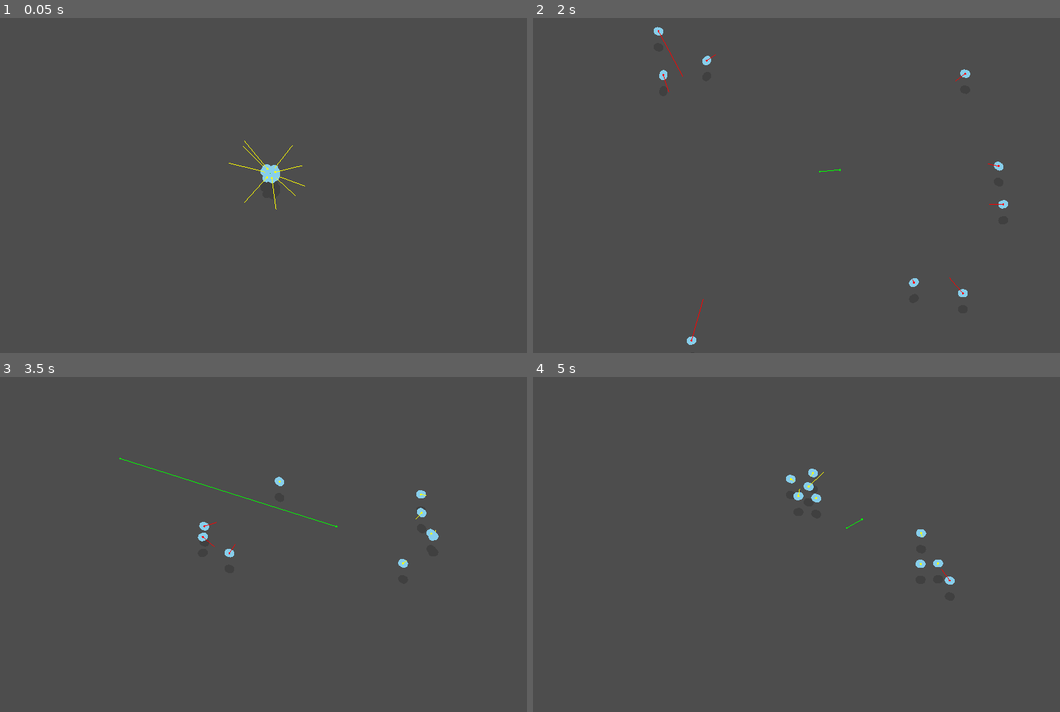
Above: before the commit, frames 1-4 (two rows, left to right).
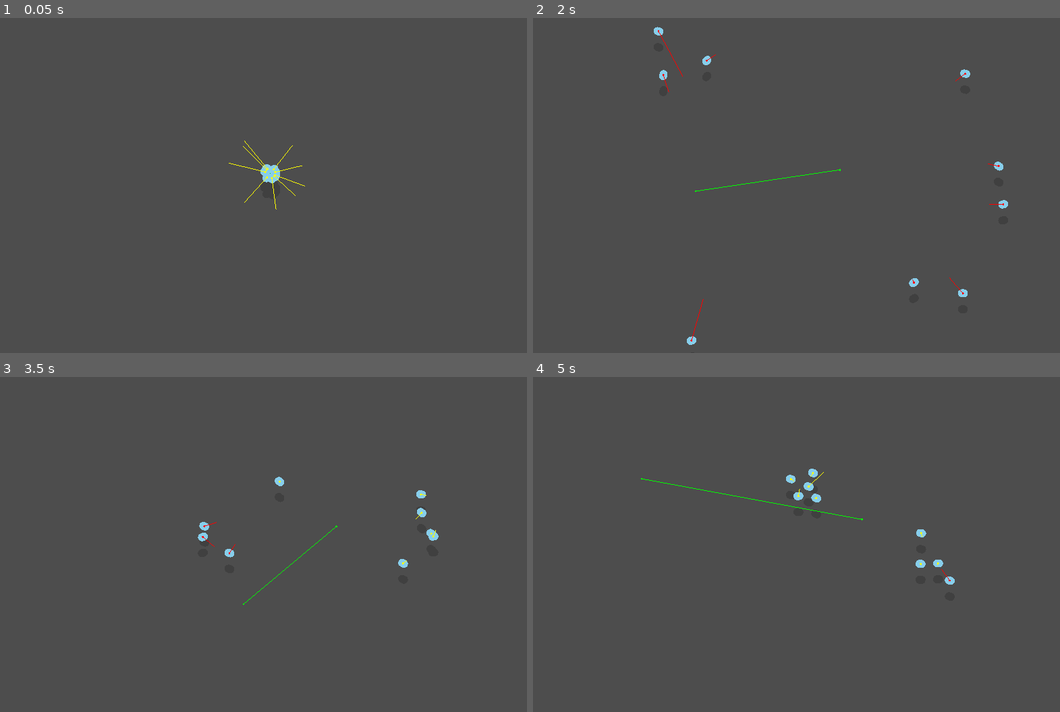
Above: after the commit, the same moments.

Repository: stevemjcu/Pond
Game: Godot game, scene res://scenes/main.tscn
Two runs of this game, one before a commit and one after it. Both use one fixed random seed, a clock stepped at 60 frames per second and the inputs below.
Inputs (mouse positions are in pixels of both pictures, inside the frame that each line leads up to):
- Up to frame 1 (0.05 s): no input
- Up to frame 2 (2 s): move the mouse to (922, 155) at 0.52 s; hold D (right) 0.53-1.25 s; click (922, 155) at 0.67 s; drag from (696, 192) to (817, 172) at 1.27 s
- Up to frame 3 (3.5 s): move the mouse to (321, 454) at 2.02 s; hold D (right) 2.03-2.75 s; click (321, 454) at 2.17 s; drag from (242, 604) to (121, 457) at 2.77 s
- Up to frame 4 (5 s): move the mouse to (965, 584) at 3.52 s; hold A (left) 3.53-4.25 s; click (965, 584) at 3.67 s; drag from (638, 477) to (849, 527) at 4.27 s

The runs differ from the first frame. In frame 1, less than 0.1% of the frame differs, in the area x 49-54%, y 44-48%; in frame 2, less than 0.1%; in frame 3, 0.1%, in the area x 22-83%, y 24-69%; in frame 4, less than 0.1%.

Commit message:
Fix minor issues

Diff:
--- a/scenes/boid.tscn
+++ b/scenes/boid.tscn
@@ -37,6 +37,7 @@
 z_index = -1
 
 [node name="DebugSprite" parent="." instance=ExtResource("2_th8la")]
+z_index = 1
 
 [connection signal="draw" from="BodySprite" to="." method="_on_body_draw"]
 [connection signal="draw" from="ShadowSprite" to="." method="_on_shadow_draw"]
--- a/scripts/bevy.gd
+++ b/scripts/bevy.gd
@@ -34,9 +34,10 @@
 
 
 func _input(event):
-	if event is InputEventMouseButton:
-		if event.button_index == MOUSE_BUTTON_LEFT:
-			_goal = event.position
+	if event is InputEventMouseButton\
+	and event.button_index == MOUSE_BUTTON_LEFT\
+	and event.is_pressed():
+		_goal = event.position
 
 
 func _average_position() -> Vector2:
